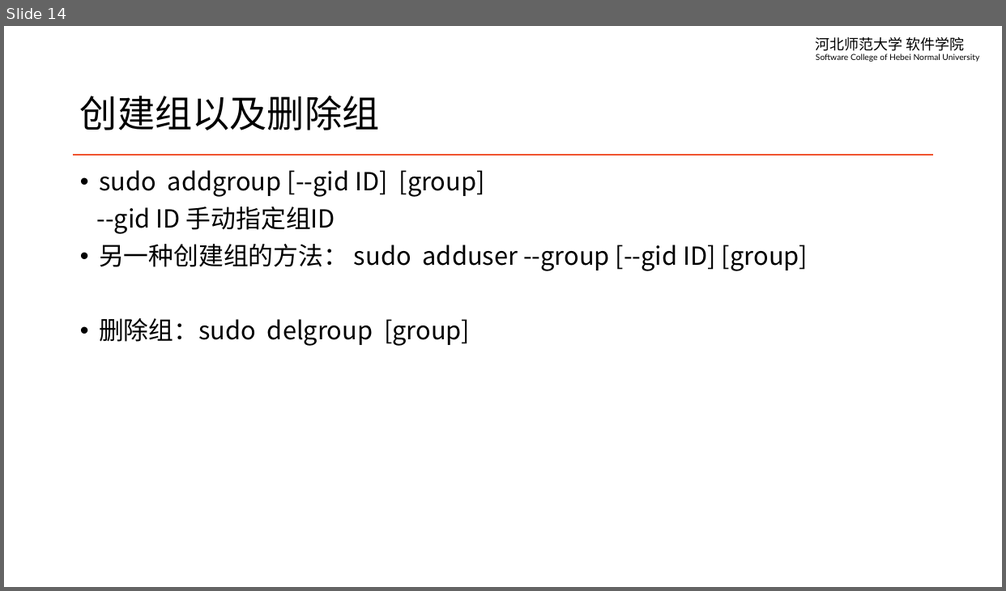
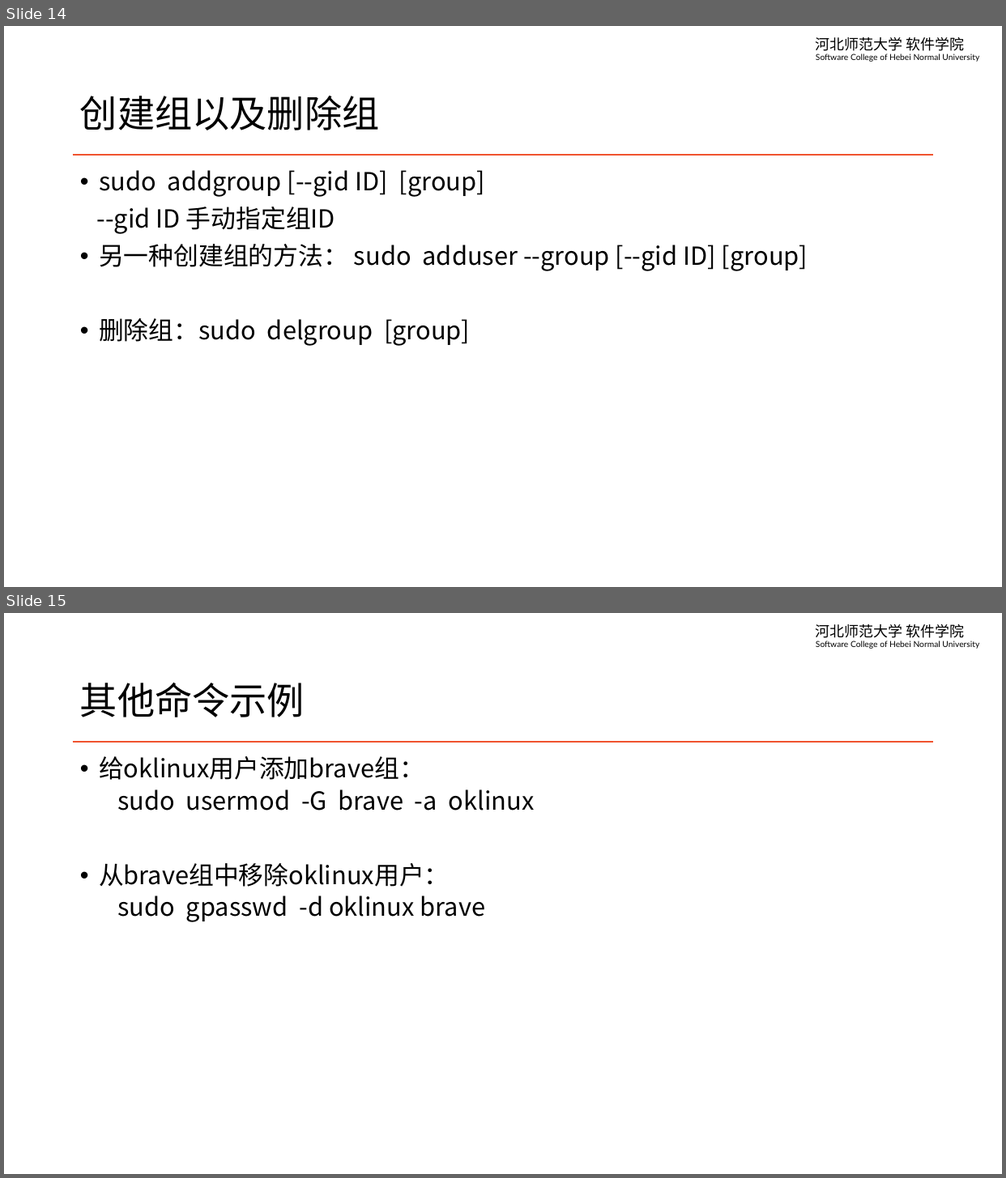
Before and after one commit to edu2act/course-linux-system, a slide deck: materials/slides/ch05-user-managment.pptx. Shown one above the other, each under a label of ours: slide 14 before the commit, slides 14 and 15 after it. The pictures are 1006x591 and 1006x1178 pixels, drawn with LibreOffice and Linux fonts; fonts in the diff are those of the drawing. Boxes give left, top, right and bottom in pixels: in the first picture for what was removed or moved away, otherwise in the second. Text is boxed around its words. In the diff, an @@ line names an element or a change of style, - is before the commit and + after.

```diff
--- a/materials/slides/ch05-user-managment.pptx
+++ b/materials/slides/ch05-user-managment.pptx
@@ slide 15 added at <box>4,613,1002,1174</box>, background #FFFFFF; not listed: 2 template elements that a slide beside it also shows @@
@@ title added at <box>80,683,305,717</box>, 36 pt, text #000000 @@
+其他命令示例
@@ text added at <box>99,756,535,922</box>, 24 pt, text #000000 @@
+• 给oklinux用户添加brave组：
+  sudo usermod -G brave -a oklinux
+• 从brave组中移除oklinux用户：
+  sudo gpasswd -d oklinux brave
```
Also in this commit, not shown: 4 slides changed, 1 other file.
